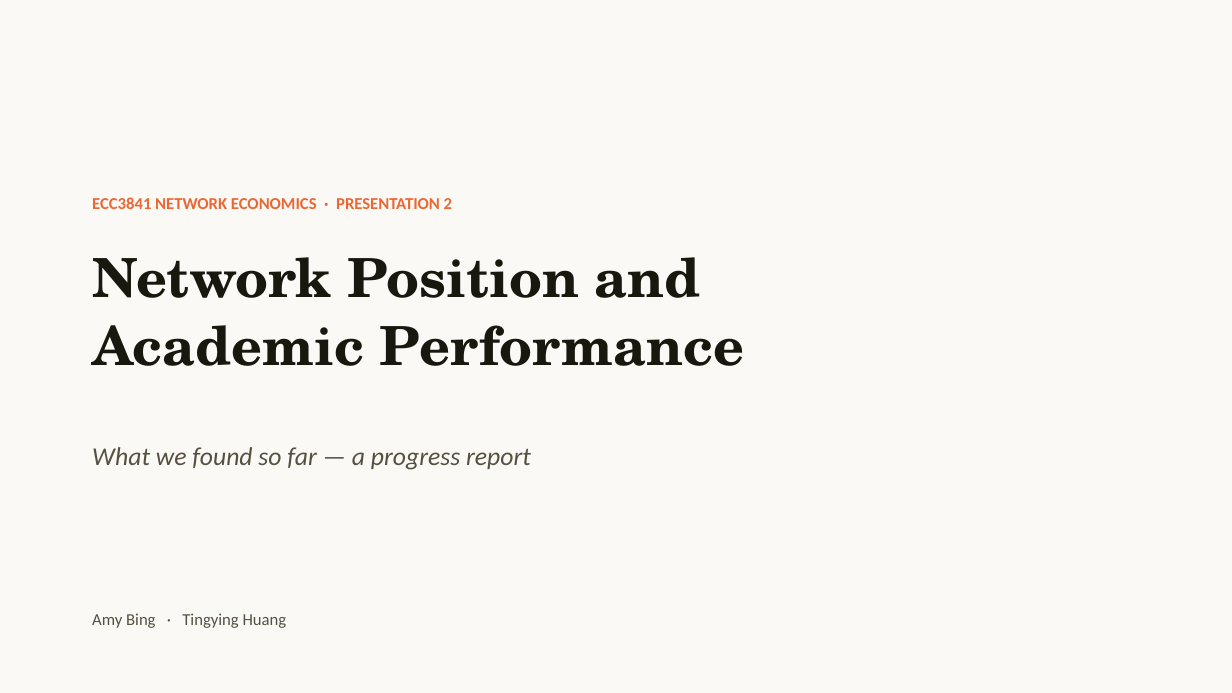
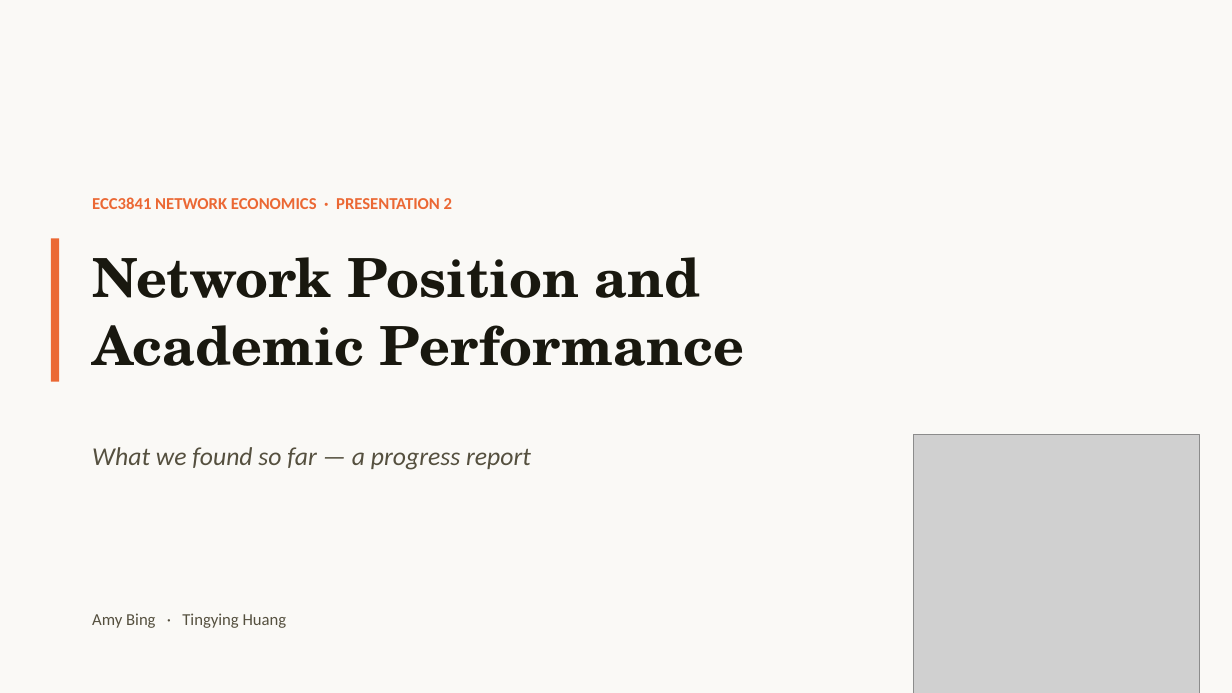
Before and after one commit to TingyingHuang/ECC3841-network-position-and-academic-performance, a slide deck: slide 1 of slides/Presentation2.pptx. Drawn at 1232x693 pixels with LibreOffice and Linux fonts; fonts in the diff are those of the drawing; grey boxes stand for pictures. Boxes give left, top, right and bottom in pixels: in the first picture for what was removed or moved away, otherwise in the second. Text is boxed around its words. In the diff, an @@ line names an element or a change of style, - is before the commit and + after.

```diff
--- a/slides/Presentation2.pptx
+++ b/slides/Presentation2.pptx
@@ rectangle added at (x1=51, y1=238, x2=59, y2=382), fill #EB6834 @@
@@ picture added at (x1=913, y1=434, x2=1200, y2=693) @@
```
Also in this commit, not shown: 8 other slides changed, 1 other file.
